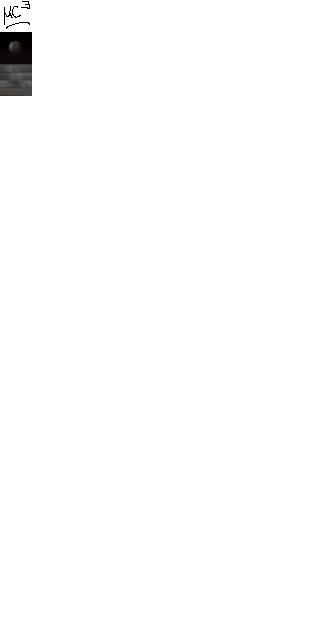
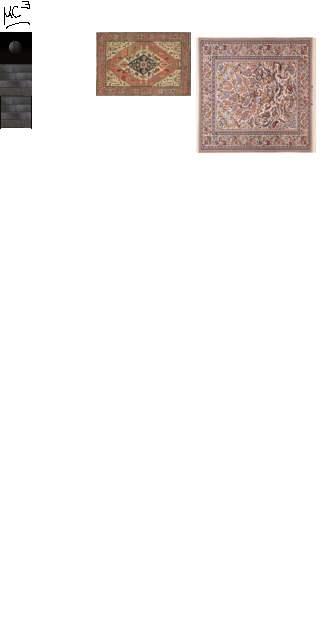
Comparing the layer stacks of the two 320px x 640px images. Changes:
pixels changed over [0, 32, 316, 153] (layer not identified)
